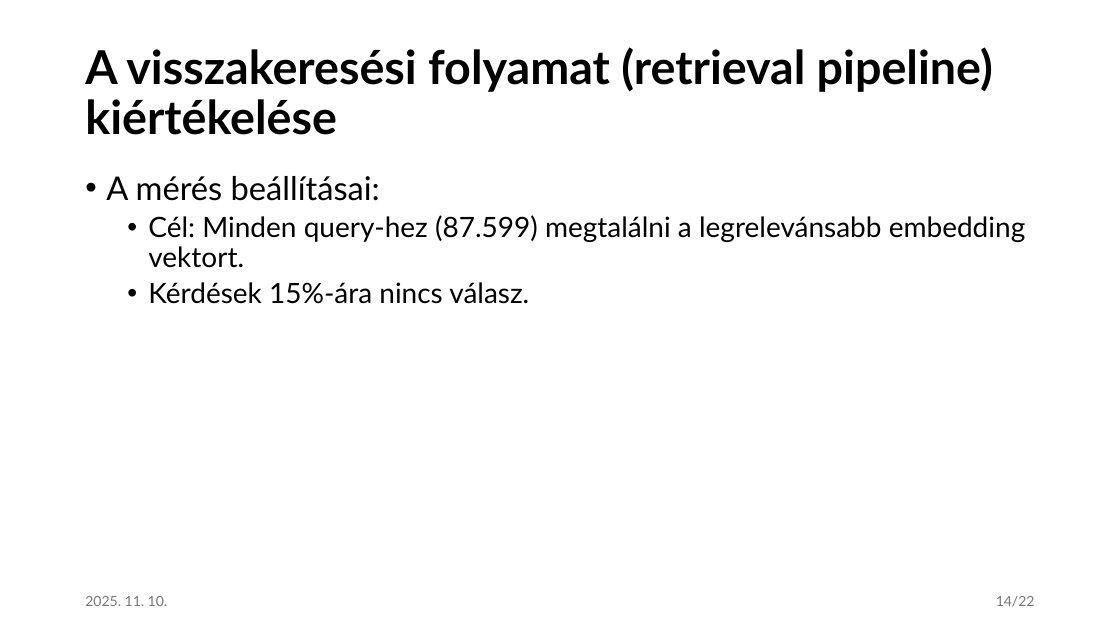
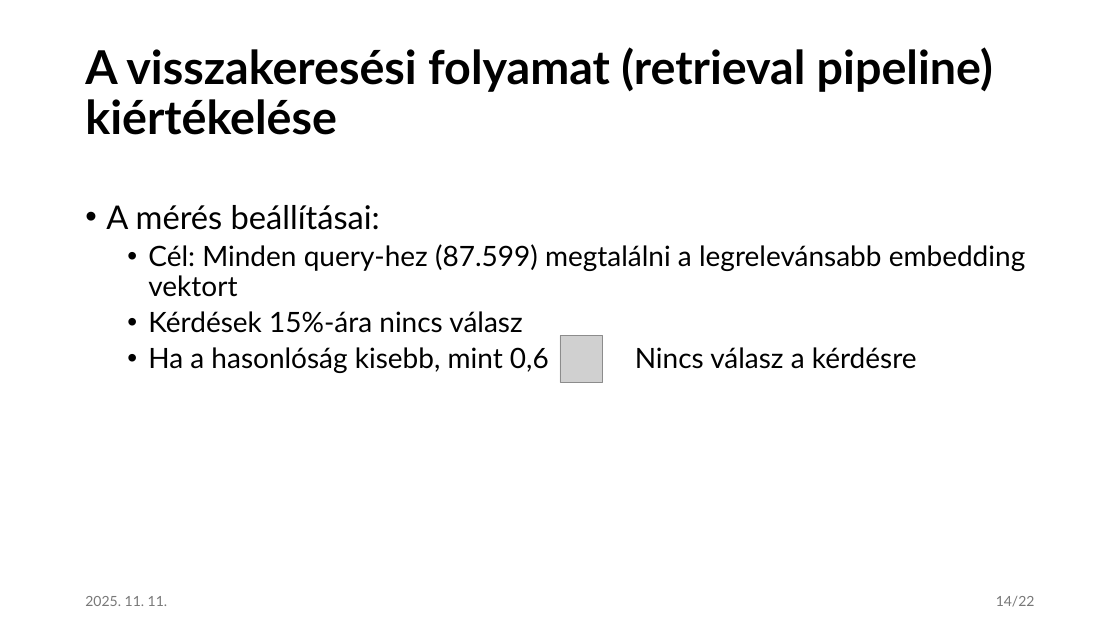
Before and after one commit to czotterbenedek/rag-onlineclustering-optimization, a slide deck: slide 14 of tdk/CzotterBenedek_TDK_javitott.pptx. Drawn at 1120x630 pixels with LibreOffice and Linux fonts; fonts in the diff are those of the drawing; grey boxes stand for pictures. Boxes give left, top, right and bottom in pixels: in the first picture for what was removed or moved away, otherwise in the second. Text is boxed around its words. In the diff, an @@ line names an element or a change of style, - is before the commit and + after.

Commit message:
ppt

```diff
--- a/tdk/CzotterBenedek_TDK_javitott.pptx
+++ b/tdk/CzotterBenedek_TDK_javitott.pptx
@@ text "A mérés beállításai:": place and size @@
-text "A mérés beállításai:" at (106,176,1026,304)
+text "A mérés beállításai:" at (106,205,1026,373)
@@ text at (148,244,1026,373): text changed @@
-  • Cél: Minden query-hez (87.599) megtalálni a legrelevánsabb embedding vektort.
-  • Kérdések 15%-ára nincs válasz.
+  • Cél: Minden query-hez (87.599) megtalálni a legrelevánsabb embedding vektort
+  • Kérdések 15%-ára nincs válasz
+  • Ha a hasonlóság kisebb, mint 0,6 Nincs válasz a kérdésre
@@ picture added at (560,335,603,382) @@
@@ text at (85,596,168,606): text changed @@
-2025. 11. 10.
+2025. 11. 11.
```
Also in this commit, not shown: 19 other slides changed.
